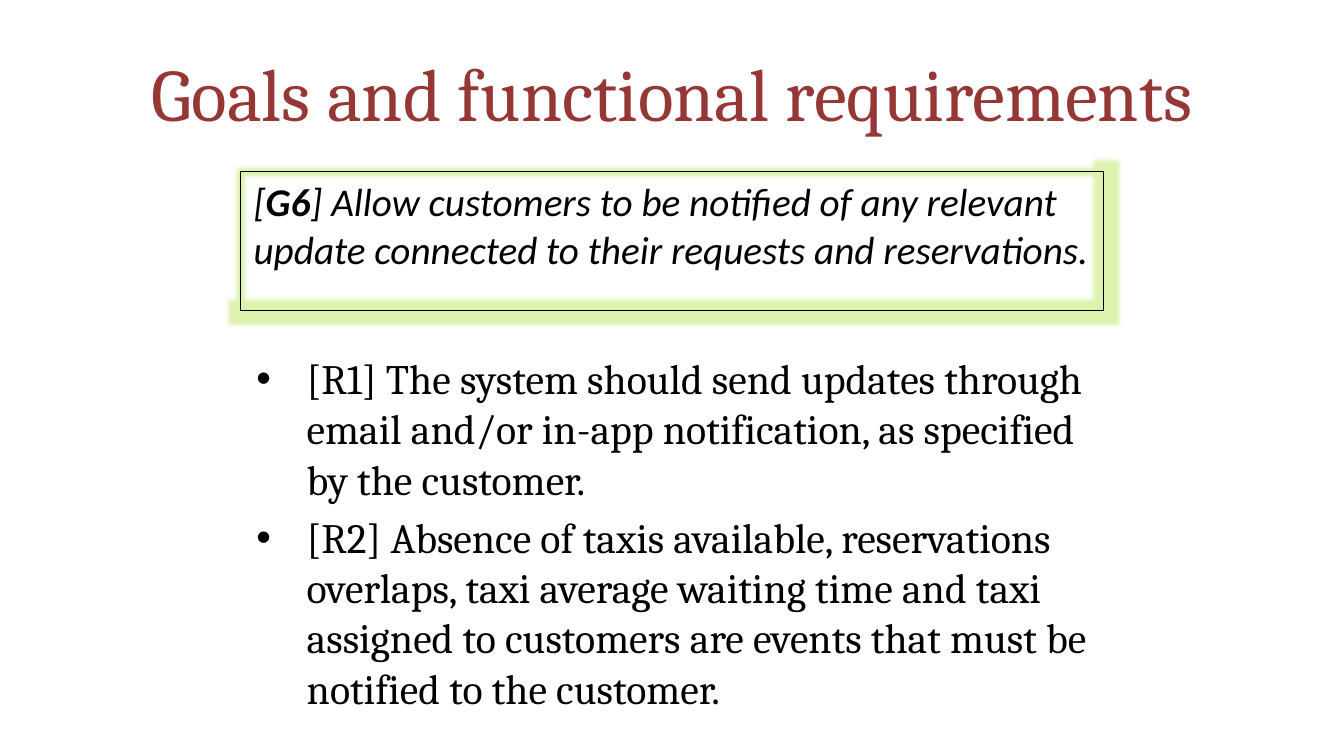
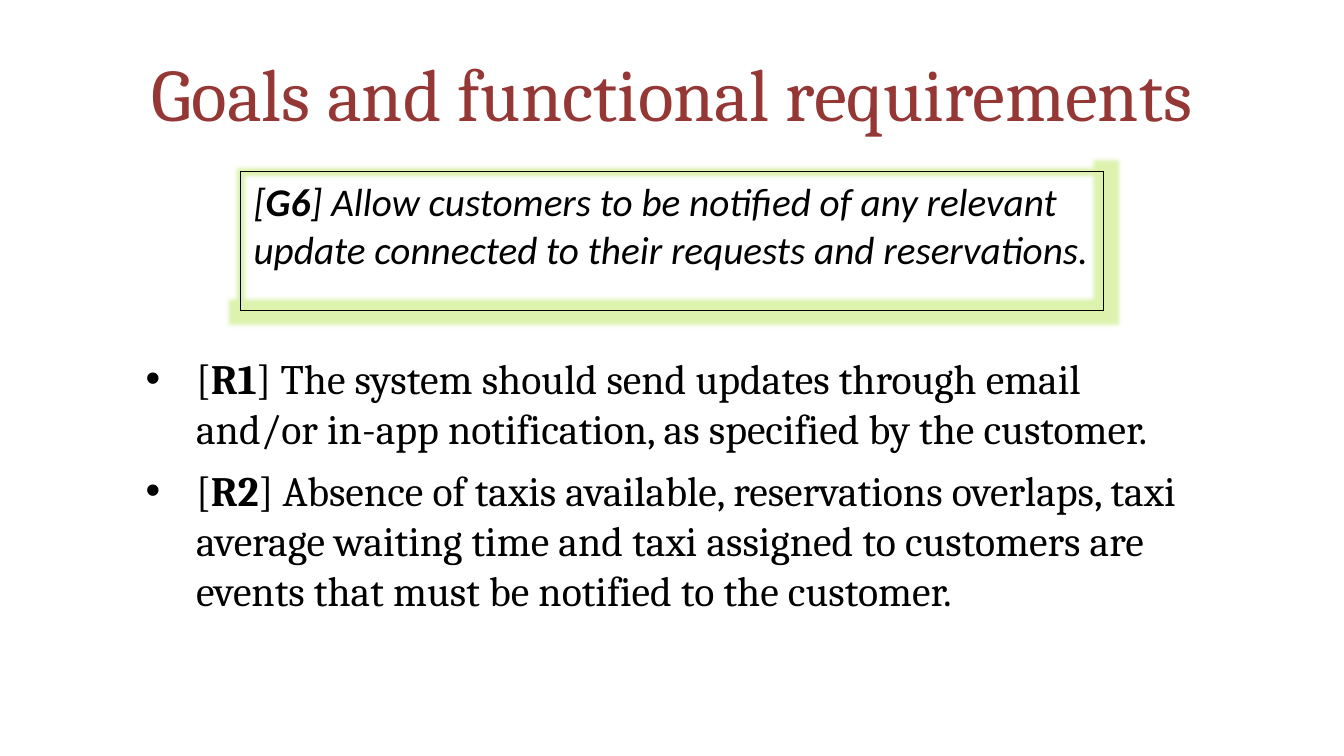
Before and after one commit to MarcoRomani/myTaxyService-SE2-PozziRomani, a slide deck: slide 10 of OtherStuff/FINAL PRESENTATION/MyTaxiService.pptx. Drawn at 1344x756 pixels with LibreOffice and Linux fonts; fonts in the diff are those of the drawing. Boxes give left, top, right and bottom in pixels: in the first picture for what was removed or moved away, otherwise in the second. Text is boxed around its words. In the diff, an @@ line names an element or a change of style, - is before the commit and + after.

```diff
--- a/OtherStuff/FINAL PRESENTATION/MyTaxiService.pptx
+++ b/OtherStuff/FINAL PRESENTATION/MyTaxiService.pptx
@@ text "[R1] The system should send ...": place and size @@
-text "[R1] The system should send ..." at (307, 364, 1086, 662)
+text "[R1] The system should send ..." at (196, 364, 1176, 607)
@@ text "[R1] The system should send ..." at (196, 364, 1176, 607): bold on in "[R1]", "[R2]"; more space between paragraphs @@
```
Also in this commit, not shown: 11 other slides changed.
